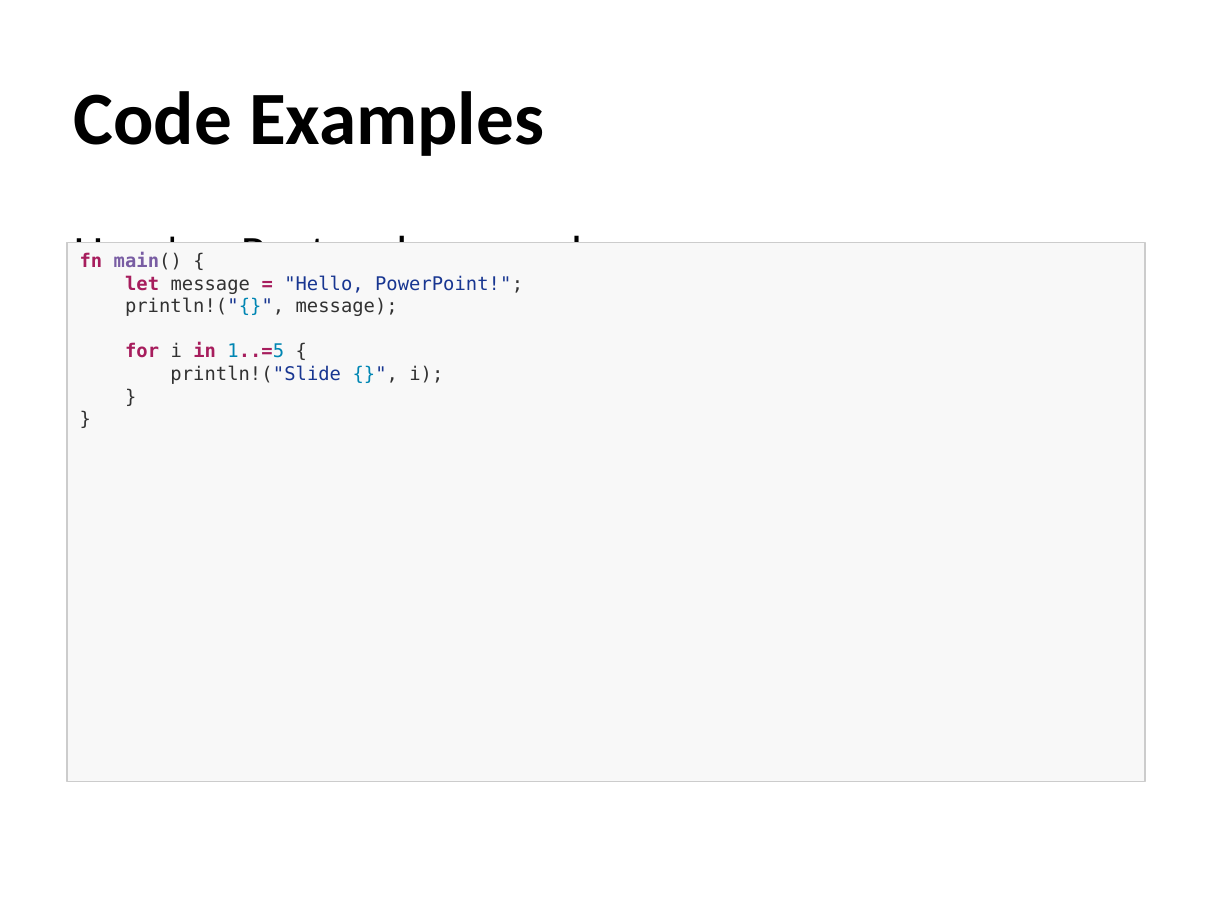
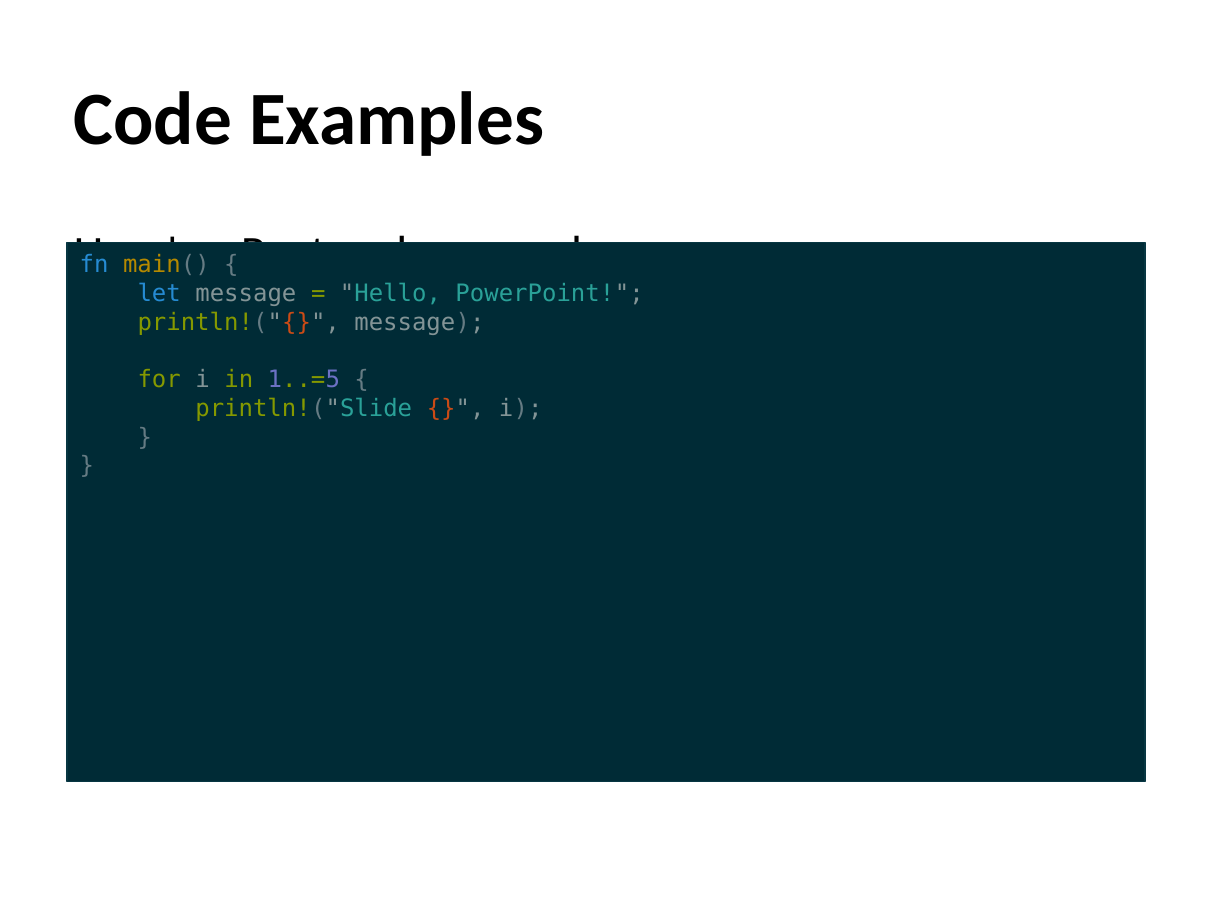
Before and after one commit to awol2005ex/ppt-rs, a slide deck: slide 6 of examples/md2ppt_demo.pptx. Drawn at 1232x924 pixels with LibreOffice and Linux fonts; fonts in the diff are those of the drawing. Boxes give left, top, right and bottom in pixels: in the first picture for what was removed or moved away, otherwise in the second. Text is boxed around its words. In the diff, an @@ line names an element or a change of style, - is before the commit and + after.

```diff
--- a/examples/md2ppt_demo.pptx
+++ b/examples/md2ppt_demo.pptx
@@ rectangle "fn main() {" at [68, 243, 1146, 781]: size 11 to 14 pt; text colour #A71D5D to #268BD2 in "fn", "let"; text colour #795DA3 to #B58900 in "main()"; text colour #323232 to #657B83 in "main() {", "println!("{}", message);", "{", "println!("Slide i);" and 2 more places; bold off in "fn main()", "let =", "for in 1..=5"; text colour #323232 to #839496 in "message PowerPoint!";", "println!("{}", message);", "i", "{}", i);"; text colour #A71D5D to #859900 in "=", "for in 1..=5"; text colour #183691 to #839496 in ""Hello, PowerPoint!";", "println!("{}",", "println!("Slide {}","; text colour #183691 to #2AA198 in ""Hello, PowerPoint!";", "println!("Slide"; text colour #323232 to #859900 in "println!("{}",", "println!("Slide"; text colour #0086B3 to #CB4B16 in "println!("{}",", "{}","; text colour #0086B3 to #6C71C4 in "1..=5"; fill #F8F8F8 to #002B36; outline #CCCCCC 1 pt to #073642 1 pt @@
```
Also in this commit, not shown: 14 other slides changed, 1 slide added, 1 slide removed, 10 other files.
